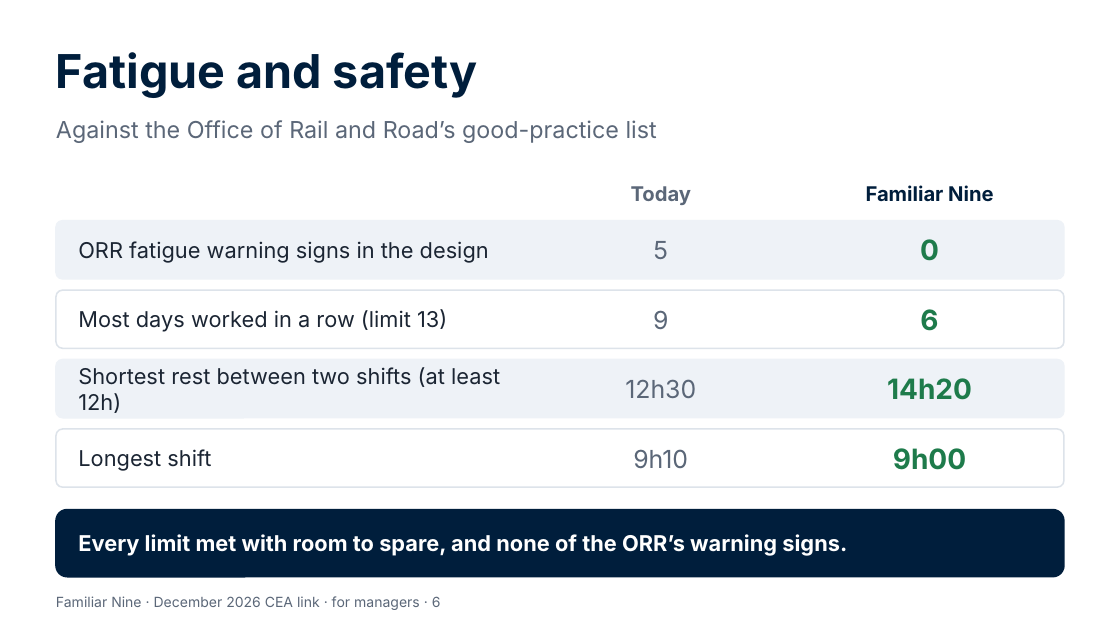
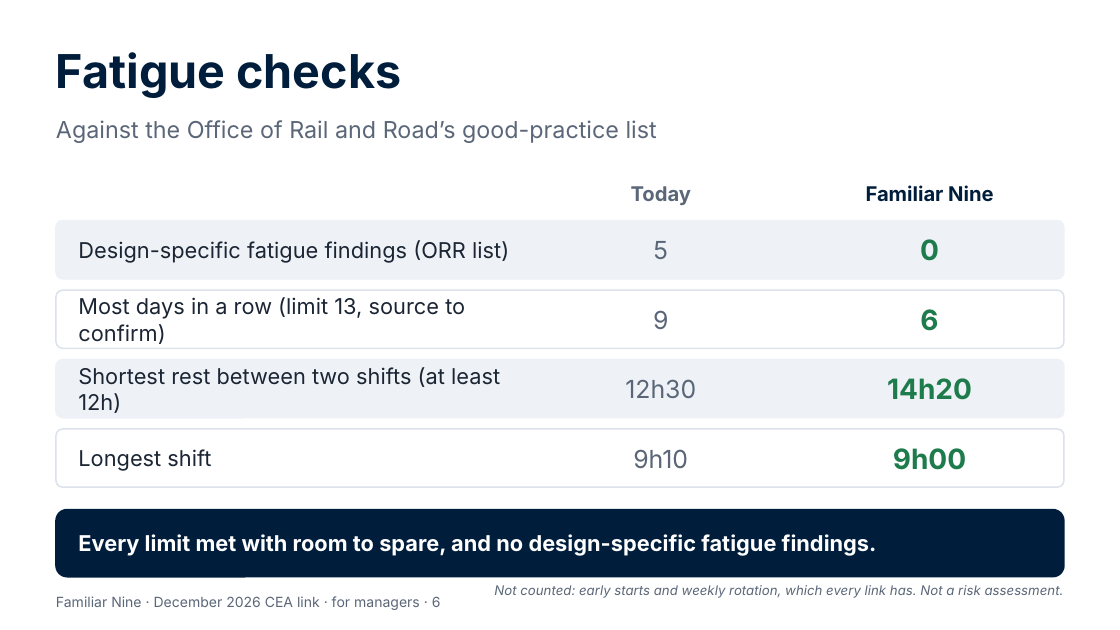
Before and after one commit to Garethdavidmiller/roster-app, a slide deck: slide 6 of docs/proposals/presentations/Familiar-Nine-for-managers.pptx. Drawn at 1120x630 pixels with LibreOffice and Linux fonts; fonts in the diff are those of the drawing. Boxes give left, top, right and bottom in pixels: in the first picture for what was removed or moved away, otherwise in the second. Text is boxed around its words. In the diff, an @@ line names an element or a change of style, - is before the commit and + after.

```diff
--- a/docs/proposals/presentations/Familiar-Nine-for-managers.pptx
+++ b/docs/proposals/presentations/Familiar-Nine-for-managers.pptx
@@ text at (x1=56, y1=52, x2=402, y2=98): text changed @@
-Fatigue and safety
+Fatigue checks
@@ text at (x1=78, y1=240, x2=509, y2=263): text changed @@
-ORR fatigue warning signs in the design
+Design-specific fatigue findings (ORR list)
@@ text at (x1=78, y1=297, x2=465, y2=344): text changed @@
-Most days worked in a row (limit 13)
+Most days in a row (limit 13, source to confirm)
@@ text at (x1=78, y1=534, x2=877, y2=556): text changed @@
-Every limit met with room to spare, and none of the ORR’s warning signs.
+Every limit met with room to spare, and no design-specific fatigue findings.
@@ text added at (x1=494, y1=585, x2=1064, y2=598), 8.5 pt, text #5B6778, italic @@
+Not counted: early starts and weekly rotation, which every link has. Not a risk assessment.
```
Also in this commit, not shown: 4 other slides changed, 2 slides added, 1 slide removed, 5 other files.
